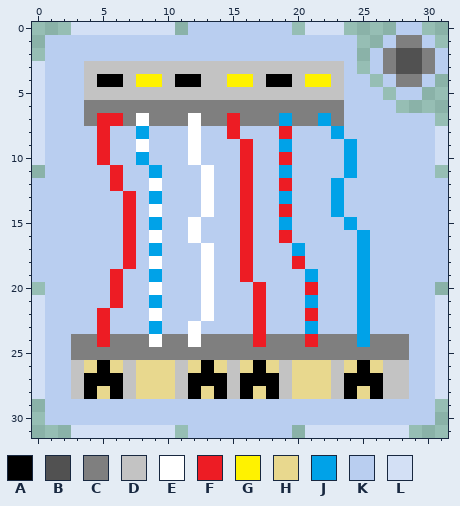
Two versions of one pixel-art sprite, Module Icons/Complicated Wires.png. Above, as it was before the edit.
The file is 32x32 pixels. Colours within 5 levels of each other are drawn and written as one.
Palette (. is transparent): A #000000  B #515151  C #7f7f7f  D #c3c3c3  E #ffffff  F #ed1c24  G #fff200  H #e8d88e  J #00a2e8  K #b9cef0  L #d3e0f5
Pixels before, first column x 0:
 0 ...LLLLLLLL.KKKKKKKK.LLL....KK..
 1 .KKKKKKKKKKKKKKKKKKKKKKKK..KCCK.
 2 .KKKKKKKKKKKKKKKKKKKKKKKK.KCBBCK
 3 LKKKDDDDDDDDDDDDDDDDDDDDK.KCBBCK
 4 LKKKDAADGGDAADDGGDAADGGDKK.KCCK.
 5 LKKKDDDDDDDDDDDDDDDDDDDDKKK.KK..
 6 LKKKCCCCCCCCCCCCCCCCCCCCKKKK....
 7 LKKKCFFCECCCECCFCCCJCCJCKKKKKKK.
 8 LKKKKFKKJKKKEKKFKKKFKKKJKKKKKKKL
 9 LKKKKFKKEKKKEKKKFKKJKKKKJKKKKKKL
10 LKKKKFKKJKKKEKKKFKKFKKKKJKKKKKKL
11 .KKKKKFKKJKKKEKKFKKJKKKKJKKKKKK.
12 KKKKKKFKKEKKKEKKFKKFKKKJKKKKKKKK
13 KKKKKKKFKJKKKEKKFKKJKKKJKKKKKKKK
14 KKKKKKKFKEKKKEKKFKKFKKKJKKKKKKKK
15 KKKKKKKFKJKKEKKKFKKJKKKKJKKKKKKK
16 KKKKKKKFKEKKEKKKFKKFKKKKKJKKKKKK
17 KKKKKKKFKJKKKEKKFKKKJKKKKJKKKKKK
18 KKKKKKKFKEKKKEKKFKKKFKKKKJKKKKKK
19 KKKKKKFKKJKKKEKKFKKKKJKKKJKKKKKK
20 .KKKKKFKKEKKKEKKKFKKKFKKKJKKKKK.
21 LKKKKKFKKJKKKEKKKFKKKJKKKJKKKKKL
22 LKKKKFKKKEKKKEKKKFKKKFKKKJKKKKKL
23 LKKKKFKKKJKKEKKKKFKKKJKKKJKKKKKL
24 LKKCCFCCCECCECCCCFCCCFCCCJCCCKKL
25 LKKCCCCCCCCCCCCCCCCCCCCCCCCCCKKL
26 LKKDHAHDHHHDHAHDHAHDHHHDHAHDDKKL
27 LKKDAAADHHHDAAADAAADHHHDAAADDKKL
28 LKKDAHADHHHDAHADAHADHHHDAHADDKKL
29 .KKKKKKKKKKKKKKKKKKKKKKKKKKKKKK.
30 .KKKKKKKKKKKKKKKKKKKKKKKKKKKKKK.
31 ...LLLLLLLL.KKKKKKKK.LLLLLLLL...
Now the later version:
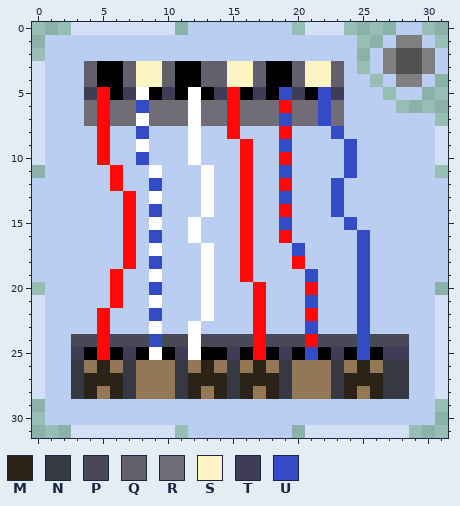
Colours new in this view: M #2b2218  N #363942  P #484856  Q #63606d  R #716d77  S #fcf4c3  T #3f3d56  U #344bc6
Edits made:
colour F: #ed1c24 -> #ff0908
colour H: #e8d88e -> #947754
Changed rows in their new state; - is a pixel that keeps its letter.
first column x 3:
 3 -QAAQSSQAAQQSSQAAQSSQ-----
 4 -Q--QSSQ--QQSSQ--QSSQ-----
 5 -TFATEATAEATFATAUTAUT-----
 6 -RFRRURRRERRFRRRFRRUR-----
 7 -R-RR-RRR-RR-RRRURRUR-----
 8 -----U--------------U-----
 9 ----------------U----U----
10 -----U---------------U----
11 ------E---------U----U----
12 ------U-------------U-----
13 ------E---------U---U-----
14 ------U-------------U-----
15 ------E---------U----U----
16 ------U---------------U---
17 ------E----------U----U---
18 ------U---------------U---
19 ------E-----------U---U---
20 ------U---------------U---
21 ------E-----------U---U---
22 ------U---------------U---
23 ------E-----------U---U---
24 PP-PPPUPP-PPPP-PPP-PPPUPPP
25 TAFATAEATEAATAFATAUATAUATT
26 N-M-N---N-M-N-M-N---N-M-NN
27 NMMMN---NMMMNMMMN---NMMMNN
28 NM-MN---NM-MNM-MN---NM-MNN
Pixel boxes of the changes (left, top, right, bottom) in both pictures:
changed: (71, 61, 409, 399)
